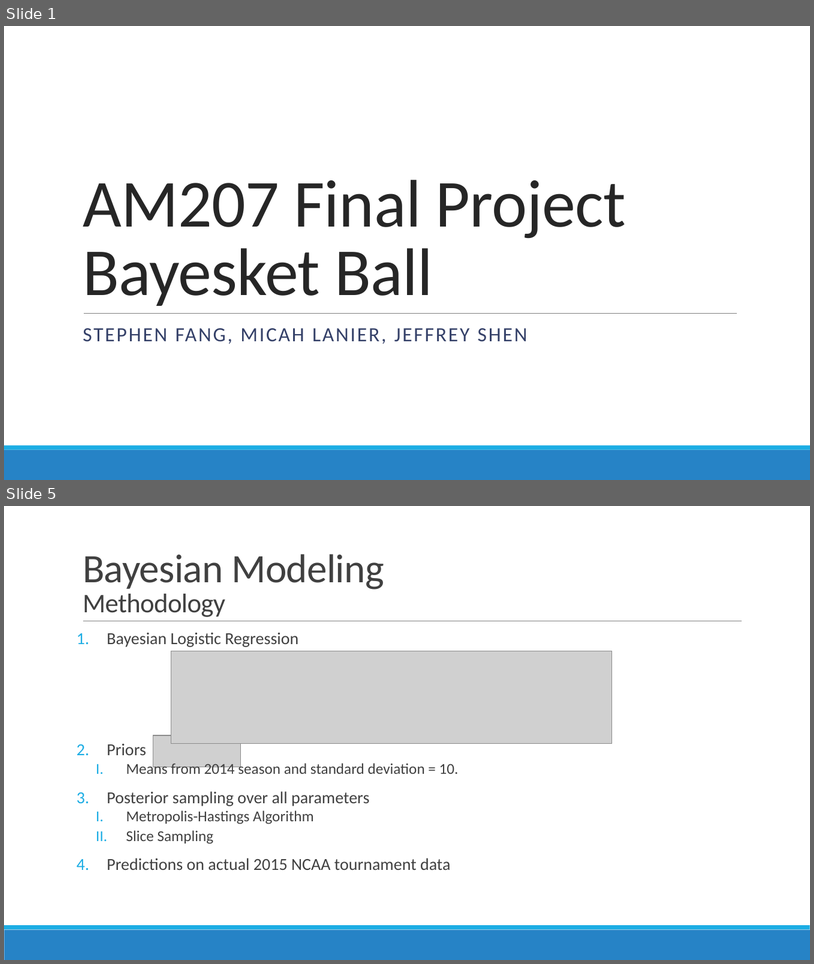
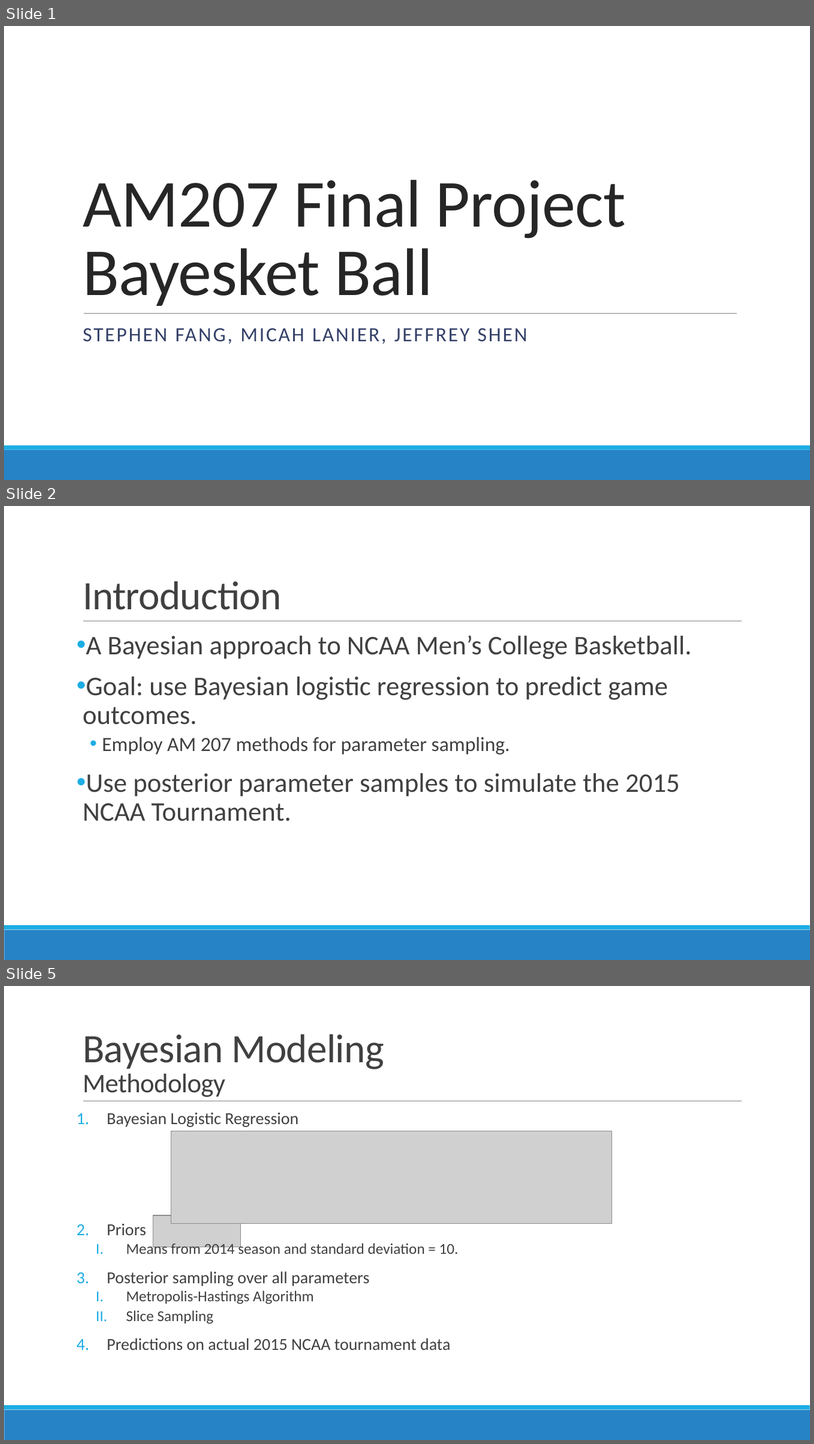
Before and after one commit to micahlanier/bayesket-ball, a slide deck: screen_cast/Screen_cast.pptx. Shown one above the other, each under a label of ours: slides 1 and 5 before the commit, slides 1, 2 and 5 after it; the slides between them are not shown. The pictures are 814x964 and 814x1444 pixels, drawn with LibreOffice and Linux fonts; fonts in the diff are those of the drawing; grey boxes stand for pictures. Boxes give left, top, right and bottom in pixels: in the first picture for what was removed or moved away, otherwise in the second. Text is boxed around its words. In the diff, an @@ line names an element or a change of style, - is before the commit and + after.

Commit message:
Added intro/data/tournament intro

```diff
--- a/screen_cast/Screen_cast.pptx
+++ b/screen_cast/Screen_cast.pptx
@@ slide 2 added at <box>4,506,810,960</box>, background #FFFFFF; not listed: 3 template elements that a slide beside it also shows @@
@@ title added at <box>83,581,282,610</box>, 48 pt, text #404040 @@
+Introduction
@@ text added at <box>83,635,692,821</box>, 32 pt, text #404040 @@
+• A Bayesian approach to NCAA Men’s College Basketball.
+• Goal: use Bayesian logistic regression to predict game outcomes.
+  • Employ AM 207 methods for parameter sampling.
+• Use posterior parameter samples to simulate the 2015 NCAA Tournament.
```
Also in this commit, not shown: 1 slide changed, 4 other slides added, 3 slides removed.
